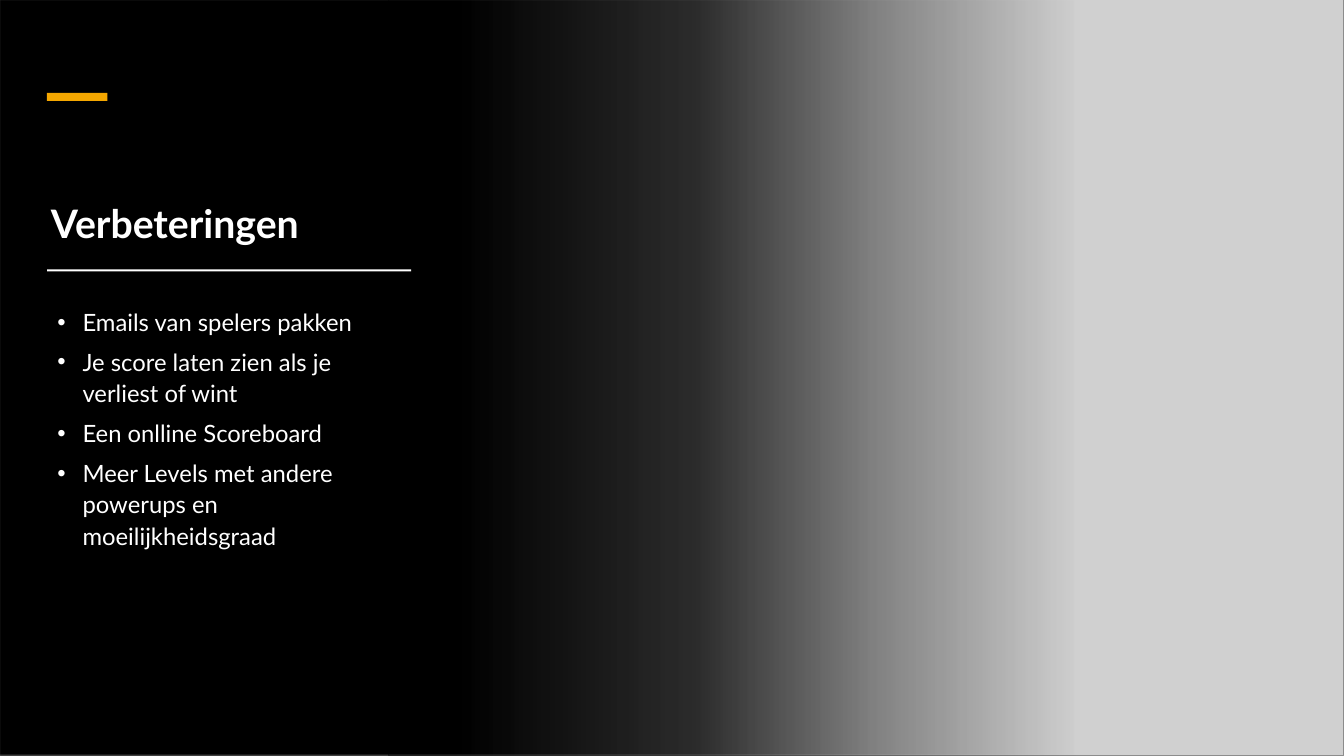
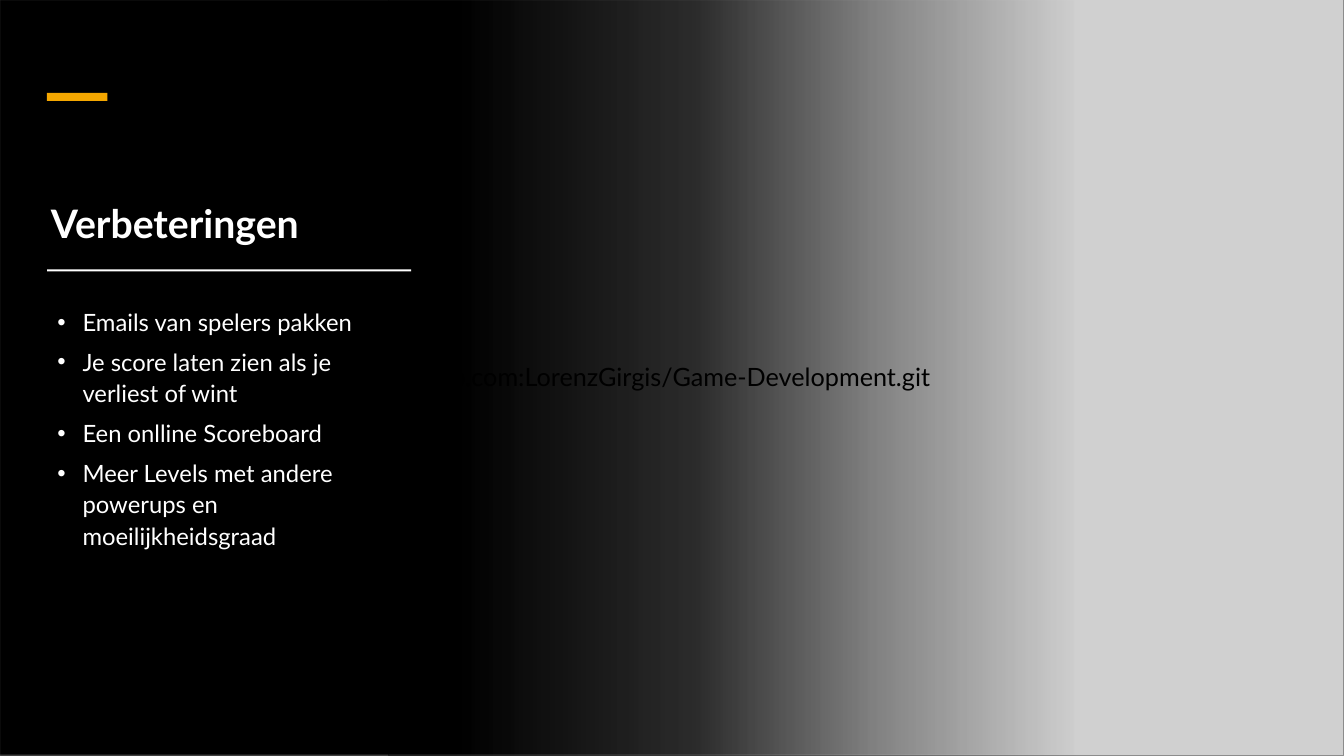
Before and after one commit to LorenzGirgis/Game-Development, a slide deck: slide 6 of Break out.pptx (slide 5 before the commit). Drawn at 1344x756 pixels with LibreOffice and Linux fonts; fonts in the diff are those of the drawing; grey boxes stand for pictures. Boxes give left, top, right and bottom in pixels: in the first picture for what was removed or moved away, otherwise in the second. Text is boxed around its words. In the diff, an @@ line names an element or a change of style, - is before the commit and + after.

```diff
--- a/Break out.pptx
+++ b/Break out.pptx
@@ text added at [346,365,930,391], 18 pt, text #000000 @@
+git@github.com:LorenzGirgis/Game-Development.git
```
Also in this commit, not shown: 1 slide added, 2 other files.
